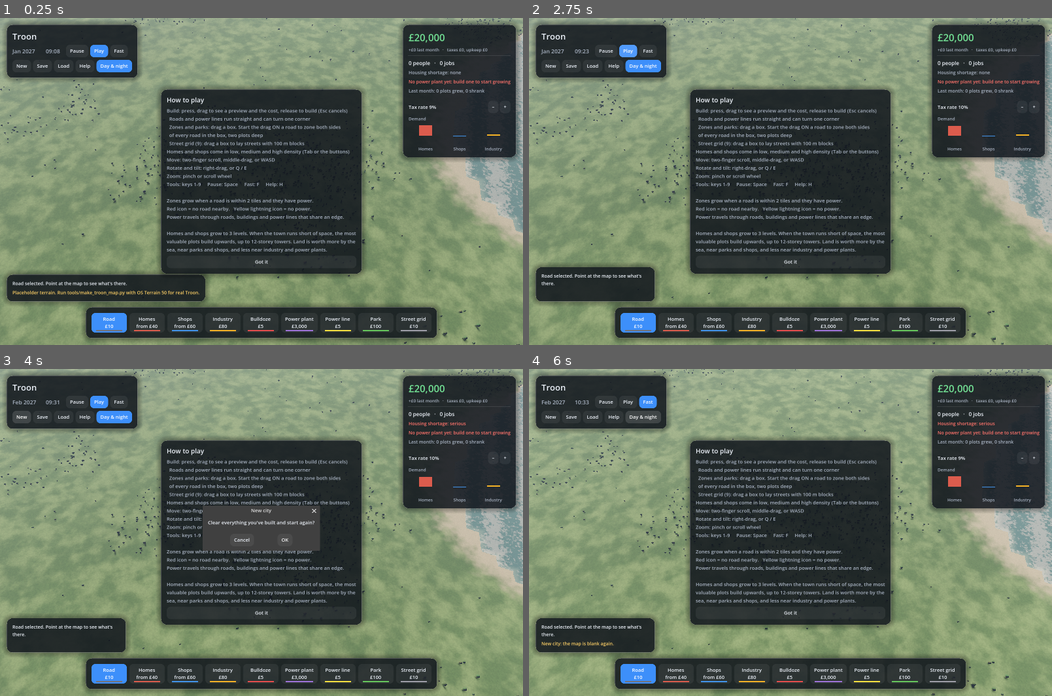
Above: before the commit, frames 1-4 (two rows, left to right).
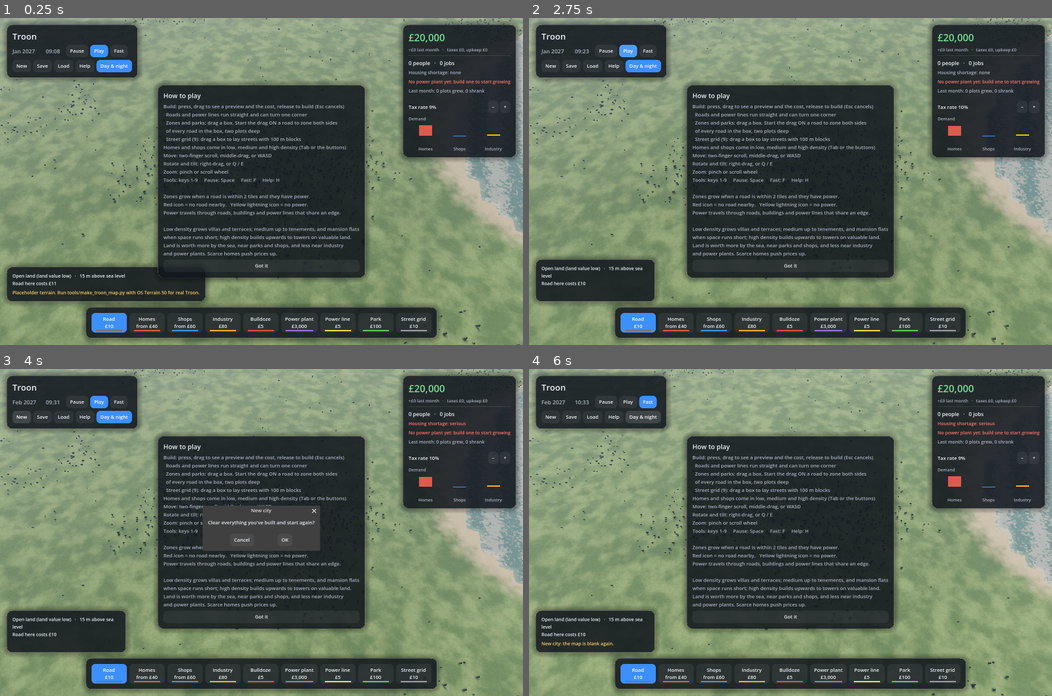
Above: after the commit, the same moments.

Repository: samdickie/city-sim-creator
Game: Godot game, scene res://game3d.tscn
Two runs of this game, one before a commit and one after it. Both use one fixed random seed, a clock stepped at 60 frames per second and the inputs below.
Inputs:
- Up to frame 1 (0.25 s): no input
- Up to frame 2 (2.75 s): click "+" at 0.5 s; click "Play" at 1.25 s; click "Play" at 2 s
- Up to frame 3 (4 s): click "New" at 2.75 s; click "New" at 3.5 s
- Up to frame 4 (6 s): click "OK" at 4.25 s; click "Fast" at 5 s; click "Day & night" at 5.75 s

The runs differ from the first frame. In frame 1, 9.7% of the frame differs, in the area x 0-71%, y 19-82%; in frame 2, 9.7%; in frame 3, 9.1%; in frame 4, 9.8%.

Commit message:
Code review: bug fixes and refactoring
- Shrinking plots now give back the units they actually lose
- Land value refreshes after growth; saves are validated on load
- Mouse release over the toolbar no longer leaves a drag stuck
- Hovered tile follows the camera when it moves without the mouse
- Roads, power lines, woods and traffic routes rebuild only when the layout changes;
  buildings only when something grew or shrank
- Warning icons reused instead of recreated each month
- Shared money formatting, housing_shortage() helper, Tile enum check
- Removed dead code and unused settings; old 2D version moved to archive/2d
- Help text and docs updated for density zoning

Co-Authored-By: Claude Opus 5.5 <noreply@anthropic.com>
Claude-Session: https://claude.ai/code/session_01TJfN1XR5FkkXgydyT6DSGx

Diff:
--- a/scripts/game3d.gd
+++ b/scripts/game3d.gd
@@ -13,6 +13,7 @@
 
 const MAP_FILE := "res://map/troon_map.json"
 const SAVE_FILE := "user://troon_save.json"
+const SAVE_VERSION := 3
 
 enum Tile { EMPTY, ROAD, HOMES, SHOPS, INDUSTRY, POWER_PLANT, POWER_LINE, PARK }   # same order as simulation.gd
 enum Tool { ROAD, HOMES, SHOPS, INDUSTRY, BULLDOZE, POWER_PLANT, POWER_LINE, PARK, GRID }
@@ -92,15 +93,22 @@
 var hover := Vector2i(-1, -1)
 var _ground_dirty := false
 var _buildings_dirty := false
+var _layout_seen := -1                 # sim.layout_version last drawn
+var _camera_seen := Transform3D()      # camera position last used to pick the hovered tile
 
 
 func _ready() -> void:
+	# Tile numbers are shared by several scripts; make sure they all agree.
+	assert(Tile.keys() == Simulation.Tile.keys(), "game3d.gd Tile list differs from simulation.gd")
+	assert(Tile.keys() == WorldView.Tile.keys(), "world3d.gd Tile list differs from simulation.gd")
+	assert(Tile.keys() == Cars.Tile.keys(), "cars.gd Tile list differs from simulation.gd")
 	_load_map()
 	_compute_slopes()
 	sim.setup(map_w, map_h, water)
 
 	add_child(world)
 	world.setup(sim, map_w, map_h, cell_size_m, heights, water)
+	_layout_seen = sim.layout_version
 
 	rig.bounds = Rect2(Vector2.ZERO, Vector2(map_w, map_h) * cell_size_m)
 	rig.ground_height = world.height_at
@@ -285,6 +293,20 @@
 		rig.pan_direction(dir.normalized(), delta)
 	world.set_view_distance(rig.distance)
 
+	# A button let go over the toolbar never reaches _unhandled_input: catch it here.
+	if painting and not Input.is_mouse_button_pressed(MOUSE_BUTTON_LEFT):
+		painting = false
+		_finish_drag()
+	if orbiting and not Input.is_mouse_button_pressed(MOUSE_BUTTON_RIGHT):
+		orbiting = false
+	if dragging_map and not Input.is_mouse_button_pressed(MOUSE_BUTTON_MIDDLE):
+		dragging_map = false
+	# When the camera moves, a different tile is under the (still) mouse.
+	var cam_xf := rig.camera.global_transform
+	if cam_xf != _camera_seen:
+		_camera_seen = cam_xf
+		_update_hover(get_viewport().get_mouse_position())
+
 	# Time of day (only moves while the game is running).
 	if day_cycle:
 		# Nights pass about three times faster than days.
@@ -303,14 +325,20 @@
 			clock = 0.0
 			sim.tick()
 			_ground_dirty = true
-			_buildings_dirty = true
+			# Only rebuild the buildings when something actually grew or shrank.
+			if not sim.grew.is_empty() or not sim.shrank.is_empty():
+				_buildings_dirty = true
 			_refresh_hud()
 
-	# Redraw at most once a frame, however many tiles changed.
+	# Redraw at most once a frame, however many tiles changed. Roads, power lines
+	# and traffic routes only change when the layout does.
 	if _ground_dirty:
 		_ground_dirty = false
-		world.refresh_ground()
-		cars.roads_changed()
+		var layout_changed := sim.layout_version != _layout_seen
+		_layout_seen = sim.layout_version
+		world.refresh_ground(layout_changed)
+		if layout_changed:
+			cars.roads_changed()
 		_update_traffic()
 	if _buildings_dirty and not painting:
 		_buildings_dirty = false
@@ -370,12 +398,12 @@
 		tool_name += " (%s density)" % dn
 	var what := "%s: %d %s" % [tool_name, count, "tile" if count == 1 else "tiles"]
 	if current_tool == Tool.BULLDOZE:
-		hud.show_info("%s to clear, %s. Release to clear, Esc to cancel." % [what, _money_text(total)])
+		hud.show_info("%s to clear, %s. Release to clear, Esc to cancel." % [what, Hud.money_text(total)])
 	elif total > sim.money:
 		hud.show_info("%s, %s. You have %s: it will build as far as the money goes." % [
-			what, _money_text(total), _money_text(sim.money)])
+			what, Hud.money_text(total), Hud.money_text(sim.money)])
 	else:
-		hud.show_info("%s, %s. Release to build, Esc to cancel." % [what, _money_text(total)])
+		hud.show_info("%s, %s. Release to build, Esc to cancel." % [what, Hud.money_text(total)])
 
 
 func _finish_drag() -> void:
@@ -464,30 +492,25 @@
 func _roadside(a: Vector2i, b: Vector2i) -> Array[Vector2i]:
 	# Land on both sides of every road in the box, nearest the road first
 	# (so if money runs out, the frontages get built first).
-	var ring1: Array[Vector2i] = []
-	var ring2: Array[Vector2i] = []
-	var seen := {}
+	var ring := {}                      # tile -> 1 (beside a road) or 2 (one plot back)
 	for r in _box(a, b):
 		if sim.tiles[r.y * map_w + r.x] != Tile.ROAD:
 			continue
 		for dy in range(-2, 3):
 			for dx in range(-2, 3):
 				var p := r + Vector2i(dx, dy)
-				if not _in_map(p) or seen.has(p):
+				if not _in_map(p) or sim.tiles[p.y * map_w + p.x] == Tile.ROAD:
 					continue
-				if sim.tiles[p.y * map_w + p.x] == Tile.ROAD:
+				var d: int = maxi(absi(dx), absi(dy))
+				if d == 0:
 					continue
-				seen[p] = true
-				if maxi(absi(dx), absi(dy)) == 1:
-					ring1.append(p)
-				else:
-					ring2.append(p)
+				if not ring.has(p) or int(ring[p]) > d:
+					ring[p] = d
 	var out: Array[Vector2i] = []
-	for p in ring1:
-		out.append(p)
-	for p in ring2:
-		if not ring1.has(p):
-			out.append(p)
+	for want: int in [1, 2]:
+		for p: Vector2i in ring:
+			if int(ring[p]) == want:
+				out.append(p)
 	return out
 
 
@@ -531,7 +554,7 @@
 			return "Too steep to build here."
 	var cost := _tool_cost(p)
 	if check_money and cost > sim.money:
-		return "Not enough money: that costs %s." % _money_text(cost)
+		return "Not enough money: that costs %s." % Hud.money_text(cost)
 	return ""
 
 
@@ -570,8 +593,8 @@
 
 func _price_text(tool_id: int) -> String:
 	if tool_id == Tool.HOMES or tool_id == Tool.SHOPS:
-		return "from " + _money_text(Settings.HOMES_COSTS[0] if tool_id == Tool.HOMES else Settings.SHOPS_COSTS[0])
-	return _money_text(_base_cost(tool_id))
+		return "from " + Hud.money_text(Settings.HOMES_COSTS[0] if tool_id == Tool.HOMES else Settings.SHOPS_COSTS[0])
+	return Hud.money_text(_base_cost(tool_id))
 
 
 func _has_density() -> bool:
@@ -634,7 +657,7 @@
 		hud.flash("Save failed.")
 		return
 	var data := sim.to_save()
-	data["version"] = 3
+	data["version"] = SAVE_VERSION
 	data["map"] = map_name
 	data["width"] = map_w
 	data["height"] = map_h
@@ -653,8 +676,11 @@
 			or int(data.get("height", 0)) != map_h:
 		hud.flash("That save doesn't match this map.")
 		return
+	_cancel_drag()
 	sim.from_save(data)
+	clock = 0.0
 	world.refresh_all()
+	_layout_seen = sim.layout_version
 	cars.roads_changed()
 	_update_traffic()
 	_refresh_hud()
@@ -662,9 +688,11 @@
 
 
 func _new_city() -> void:
+	_cancel_drag()
 	sim.reset()
 	clock = 0.0
 	world.refresh_all()
+	_layout_seen = sim.layout_version
 	cars.roads_changed()
 	_update_traffic()
 	_refresh_hud()
@@ -675,8 +703,8 @@
 
 func _refresh_hud() -> void:
 	var net := sim.last_income - sim.last_upkeep
-	hud.show_city(sim, _money_text(sim.money), ("+" if net >= 0 else "") + _money_text(net),
-		_money_text(sim.last_income), _money_text(sim.last_upkeep))
+	hud.show_city(sim, Hud.money_text(sim.money), ("+" if net >= 0 else "") + Hud.money_text(net),
+		Hud.money_text(sim.last_income), Hud.money_text(sim.last_upkeep))
 	_update_info()
 
 
@@ -689,7 +717,7 @@
 	var i := hover.y * map_w + hover.x
 	var ground := "Sea" if water[i] == 1 else "%.0f m above sea level" % heights[i]
 	var problem := _why_cant_build(hover)
-	var action := "%s here costs %s" % [TOOL_NAMES[current_tool], _money_text(_tool_cost(hover))]
+	var action := "%s here costs %s" % [TOOL_NAMES[current_tool], Hud.money_text(_tool_cost(hover))]
 	if problem == "-":
 		action = "Nothing to clear" if current_tool == Tool.BULLDOZE else "Already built"
 	elif problem != "":
@@ -714,7 +742,7 @@
 		_stage_words(t, sim.stage(i)), sim.zone_status(i)]
 	text += "\nLand value %s" % sim.land_value_word(i)
 	if t == Tile.HOMES:
-		text += "   ·   homes here worth about %s" % _money_text(sim.home_price(i))
+		text += "   ·   homes here worth about %s" % Hud.money_text(sim.home_price(i))
 	return text
 
 
@@ -734,14 +762,5 @@
 	return "" if words == "" else " (" + words + ")"
 
 
-func _money_text(amount: int) -> String:
-	var digits := str(absi(amount))
-	var out := ""
-	while digits.length() > 3:
-		out = "," + digits.substr(digits.length() - 3) + out
-		digits = digits.substr(0, digits.length() - 3)
-	return ("-£" if amount < 0 else "£") + digits + out
-
-
 func _in_map(t: Vector2i) -> bool:
 	return t.x >= 0 and t.y >= 0 and t.x < map_w and t.y < map_h
--- a/scripts/hud.gd
+++ b/scripts/hud.gd
@@ -263,9 +263,10 @@
 		"Zones grow when a road is within %d tiles and they have power.\n" % Settings.ROAD_REACH +
 		"Red icon = no road nearby.   Yellow lightning icon = no power.\n" +
 		"Power travels through roads, buildings and power lines that share an edge.\n\n" +
-		"Homes and shops grow to 3 levels. When the town runs short of space, the most\n" +
-		"valuable plots build upwards, up to 12-storey towers. Land is worth more by the\n" +
-		"sea, near parks and shops, and less near industry and power plants.", 15, TEXT_DIM)
+		"Low density grows villas and terraces; medium up to tenements, and mansion flats\n" +
+		"when space runs short; high density builds upwards to towers on valuable land.\n" +
+		"Land is worth more by the sea, near parks and shops, and less near industry\n" +
+		"and power plants. Scarce homes push prices up.", 15, TEXT_DIM)
 	box.add_child(text)
 	var close := _button("Got it", false)
 	close.pressed.connect(func(): help_panel.visible = false)
@@ -294,16 +295,16 @@
 		(speed_buttons[k] as Button).set_pressed_no_signal(k == speed)
 
 
-func show_city(sim, money_text: String, net_text: String, income_text: String, upkeep_text: String) -> void:
+func show_city(sim, money_str: String, net_text: String, income_text: String, upkeep_text: String) -> void:
 	date_label.text = sim.date_text()
-	money_label.text = money_text
+	money_label.text = money_str
 	money_label.add_theme_color_override("font_color", BAD if sim.money * 10 < Settings.START_MONEY else GOOD)
 	budget_label.text = "%s last month   ·   taxes %s, upkeep %s" % [net_text, income_text, upkeep_text]
-	people_label.text = "%s people   ·   %s jobs" % [_thousands(sim.population), _thousands(sim.jobs())]
-	var short: float = sim.shortage[2]   # homes
+	people_label.text = "%s people   ·   %s jobs" % [thousands(sim.population), thousands(sim.jobs())]
+	var short: float = sim.housing_shortage()
 	var word := "none" if short <= 0.0 else ("some" if short < 0.4 else ("serious" if short < 0.8 else "severe"))
 	if sim.average_home_price > 0:
-		housing_label.text = "Average home £%s   ·   housing shortage: %s" % [_thousands(sim.average_home_price), word]
+		housing_label.text = "Average home £%s   ·   housing shortage: %s" % [thousands(sim.average_home_price), word]
 	else:
 		housing_label.text = "Housing shortage: %s" % word
 	housing_label.add_theme_color_override("font_color", BAD if short >= 0.4 else TEXT_DIM)
@@ -393,13 +394,19 @@
 	return sep
 
 
-func _thousands(n: int) -> String:
+static func thousands(n: int) -> String:
+	# 1234567 -> "1,234,567"
 	var digits := str(absi(n))
 	var out := ""
 	while digits.length() > 3:
 		out = "," + digits.substr(digits.length() - 3) + out
 		digits = digits.substr(0, digits.length() - 3)
 	return ("-" if n < 0 else "") + digits + out
+
+
+static func money_text(amount: int) -> String:
+	# -1234 -> "-£1,234"
+	return ("-£" if amount < 0 else "£") + thousands(absi(amount))
 
 
 func _make_theme() -> Theme:
--- a/scripts/settings.gd
+++ b/scripts/settings.gd
@@ -7,9 +7,7 @@
 
 # Cost to build one tile, in £.
 const ROAD_COST := 10
-const HOMES_COST := 40
-const SHOPS_COST := 60
-const INDUSTRY_COST := 80
+const INDUSTRY_COST := 80         # (homes and shops cost depends on density, see below)
 const BULLDOZE_COST := 5          # clearing a built tile (empty tiles are free)
 
 # Hills: each metre of height difference to a neighbouring tile
@@ -25,11 +23,6 @@
 
 # --- Growth ---
 const ROAD_REACH := 2             # a zone grows if a road is within this many tiles
-const MAX_LEVEL := 3              # low-rise: zones grow this far whenever there's demand
-const TALL_MAX_LEVEL := 6         # homes and shops can build up to here when space runs out
-const PEOPLE_PER_LEVEL := 20      # residents added each time homes grow a level
-const SHOP_JOBS_PER_LEVEL := 8    # jobs added each time shops grow a level
-const INDUSTRY_JOBS_PER_LEVEL := 15
 const GROWTH_CHANCE := 0.25       # chance per month that a wanted zone grows
 const DECLINE_CHANCE := 0.05      # chance per month that an unwanted zone shrinks
 
--- a/scripts/simulation.gd
+++ b/scripts/simulation.gd
@@ -42,6 +42,7 @@
 var average_home_price := 0
 var _sea_near := PackedFloat32Array() # 1 by the sea, fading to 0 inland
 var _value_dirty := true
+var layout_version := 0               # goes up whenever a tile changes type (roads, zones...)
 
 var _road_dist := PackedByteArray()   # tiles to the nearest road (255 = far)
 var _roads_dirty := true
@@ -80,6 +81,7 @@
 	_roads_dirty = true
 	_power_dirty = true
 	_value_dirty = true
+	layout_version += 1
 	shortage = {Tile.HOMES: 0.0, Tile.SHOPS: 0.0, Tile.INDUSTRY: 0.0}
 	_rng.randomize()
 	recount()
@@ -102,6 +104,7 @@
 	_roads_dirty = true
 	_power_dirty = true
 	_value_dirty = true
+	layout_version += 1
 
 
 func has_road_access(i: int) -> bool:
@@ -161,6 +164,10 @@
 	return v
 
 
+func housing_shortage() -> float:
+	return shortage_for(Tile.HOMES)
+
+
 func density_name(i: int) -> String:
 	var n: String = Settings.DENSITY_NAMES[density[i]]
 	return n
@@ -225,11 +232,12 @@
 	month += 1
 	_update_road_distance()
 	_power_dirty = true
-	_value_dirty = true
 	recount()
 	_update_land_value()
 	_grow()
-	_power_dirty = true
+	if not grew.is_empty() or not shrank.is_empty():
+		_power_dirty = true
+		_value_dirty = true       # taller shops and industry change the land around them
 	recount()
 	_collect_taxes()
 
@@ -302,16 +310,17 @@
 		var can_rise: bool = lv < max_level(i)
 		var next_stage: int = stage_at(i, lv + 1) if can_rise else 0
 		var step: int = step_size(i)
+		var down_step: int = units(i) - units_at_stage(t, stage_at(i, lv - 1)) if lv > 0 else 0
 		if connected and has_power and spare > 0 and can_rise and next_stage <= Settings.FREE_STAGE \
 				and want >= step * 0.5 and _rng.randf() < Settings.GROWTH_CHANCE:
 			levels[i] = lv + 1
 			wanted[t] = want - step
 			_net_spare[_net_id[i]] -= 1
 			grew.append(i)
-		elif lv > 0 and (not connected or not has_power or want < -step * 2.0) \
+		elif lv > 0 and (not connected or not has_power or want < -down_step * 2.0) \
 				and _rng.randf() < Settings.DECLINE_CHANCE:
 			levels[i] = lv - 1
-			wanted[t] = want + step
+			wanted[t] = want + down_step
 			shrank.append(i)
 
 
@@ -415,7 +424,7 @@
 		if d >= Settings.SEA_VIEW_TILES:
 			continue
 		var x := i % w
-		for n in [i - 1 if x > 0 else -1, i + 1 if x < w - 1 else -1, i - w, i + w]:
+		for n: int in [i - 1 if x > 0 else -1, i + 1 if x < w - 1 else -1, i - w, i + w]:
 			if n >= 0 and n < w * h and dist[n] > d + 1:
 				dist[n] = d + 1
 				queue.append(n)
@@ -546,14 +555,8 @@
 
 
 func _capacity_per_level(t: int) -> int:
-	match t:
-		Tile.HOMES:
-			return Settings.PEOPLE_PER_LEVEL
-		Tile.SHOPS:
-			return Settings.SHOP_JOBS_PER_LEVEL
-		Tile.INDUSTRY:
-			return Settings.INDUSTRY_JOBS_PER_LEVEL
-	return 0
+	# A typical step of growth (the first stage), used to scale demand and shortage.
+	return units_at_stage(t, 1)
 
 
 func date_text() -> String:
@@ -619,13 +622,15 @@
 	tiles.fill(Tile.EMPTY)
 	levels.fill(0)
 	for i in mini(saved_tiles.size(), tiles.size()):
-		tiles[i] = int(saved_tiles[i])
+		var t: int = int(saved_tiles[i])
+		tiles[i] = t if t >= Tile.EMPTY and t <= Tile.PARK and water[i] == 0 else Tile.EMPTY
 	for i in mini(saved_levels.size(), levels.size()):
-		levels[i] = int(saved_levels[i])
+		levels[i] = clampi(int(saved_levels[i]), 0, 6) if is_zone(tiles[i]) else 0
 	var saved_density: Array = data.get("density", [])
 	if saved_density.size() == density.size():
 		for i in density.size():
-			density[i] = int(saved_density[i])
+			density[i] = clampi(int(saved_density[i]), 0, 2) if is_zone(tiles[i]) else 1
+			levels[i] = mini(levels[i], max_level(i)) if is_zone(tiles[i]) else 0
 	else:
 		# A save from before density zoning: pick the density that matches what's built.
 		for i in density.size():
@@ -646,4 +651,5 @@
 	_roads_dirty = true
 	_power_dirty = true
 	_value_dirty = true
+	layout_version += 1
 	recount()
--- a/scripts/world3d.gd
+++ b/scripts/world3d.gd
@@ -19,6 +19,7 @@
 const ROAD_NORMAL := Vector2(0.0, 1.0)   # road texture: pavement, tarmac, pavement
 const ROAD_PLAIN := Vector2(0.5, 0.5)    # tarmac only
 const ROAD_KERB := Vector2(0.0, 0.0)     # pavement only
+const ZONE_STRENGTH := [0.28, 0.48, 0.7]  # zone colour on empty plots, by density
 
 # Optional photo textures. Drop files here and they're used automatically.
 const TEXTURE_DIR := "res://assets/textures/"
@@ -124,7 +125,8 @@
 var hover_box := MeshInstance3D.new()
 var hover_material := StandardMaterial3D.new()
 var alerts := Node3D.new()            # floating warning icons above plots
-var _alert_items: Array = []          # [sprite, ground height] for resizing
+var _alert_items: Array = []          # [sprite, ground point]; reused between refreshes
+var _alert_count := 0                 # how many of them are showing
 var _alert_size := 30.0
 var _power_icon: Texture2D
 var _road_icon: Texture2D
@@ -460,12 +462,18 @@
 	refresh_buildings()
 
 
-func refresh_ground() -> void:
-	# Zone colours and warnings on the ground, roads and power lines.
+func refresh_ground(layout_changed: bool = true) -> void:
+	# Zone colours and warnings on the ground; roads, power lines and woods too
+	# when the layout has changed (they only depend on what's where).
 	var tiles: PackedByteArray = sim.tiles
 	var levels: PackedByteArray = sim.levels
 	var reach: PackedByteArray = sim.road_reach_map()
 	var power: PackedByteArray = sim.power_map()
+	if layout_changed:
+		for y in map_h:
+			for x in map_w:
+				var k := y * map_w + x
+				_infill[k] = _infill_kind(x, y) if tiles[k] == Tile.EMPTY else 0
 	for y in map_h:
 		for x in map_w:
 			var i := y * map_w + x
@@ -477,7 +485,7 @@
 				# Coloured while waiting to be built on; once built, it's lawn and gardens.
 				var strength: float = 0.5
 				if t != Tile.INDUSTRY:
-					strength = [0.28, 0.48, 0.7][sim.density[i]]
+					strength = ZONE_STRENGTH[sim.density[i]]
 				tint = Color(c, strength) if levels[i] == 0 else Color(0, 0, 0, 0)
 				if reach[i] > Settings.ROAD_REACH:
 					warn.r = 1.0
@@ -487,7 +495,6 @@
 				tint = Color(0.55, 0.55, 0.55, 0.6)
 			elif t == Tile.PARK:
 				tint = Color(0.40, 0.72, 0.32, 0.45)
-			_infill[i] = _infill_kind(x, y) if t == Tile.EMPTY else 0
 			if _infill[i] == INFILL_PARK:
 				tint = Color(0.40, 0.68, 0.30, 0.35)   # mown grass
 			elif _infill[i] == INFILL_ALLOTMENTS:
@@ -496,31 +503,40 @@
 			warn_image.set_pixel(x, y, warn)
 	zone_texture.update(zone_image)
 	warn_texture.update(warn_image)
-	_build_roads(tiles)
-	_build_power_lines(tiles)
 	_build_alerts()
-	_update_natural_trees(tiles)
+	if layout_changed:
+		_build_roads(tiles)
+		_build_power_lines(tiles)
+		_update_natural_trees(tiles)
 
 
 func _build_alerts() -> void:
 	# A floating icon over every plot that can't grow: no road (red), no power (yellow).
-	for child in alerts.get_children():
-		child.queue_free()
-	_alert_items.clear()
+	# Icons are reused from one refresh to the next; spare ones are hidden.
+	var count := 0
 	for y in map_h:
 		for x in map_w:
 			var warn := warn_image.get_pixel(x, y)
 			if warn.r < 0.5 and warn.g < 0.5:
 				continue
-			var sprite := Sprite3D.new()
+			if count == _alert_items.size():
+				var fresh := Sprite3D.new()
+				fresh.billboard = BaseMaterial3D.BILLBOARD_ENABLED
+				fresh.no_depth_test = true
+				fresh.render_priority = 10
+				fresh.texture_filter = BaseMaterial3D.TEXTURE_FILTER_LINEAR_WITH_MIPMAPS
+				alerts.add_child(fresh)
+				_alert_items.append([fresh, Vector3.ZERO])
+			var item: Array = _alert_items[count]
+			var sprite: Sprite3D = item[0]
 			sprite.texture = _road_icon if warn.r >= 0.5 else _power_icon
-			sprite.billboard = BaseMaterial3D.BILLBOARD_ENABLED
-			sprite.no_depth_test = true
-			sprite.render_priority = 10
-			sprite.texture_filter = BaseMaterial3D.TEXTURE_FILTER_LINEAR_WITH_MIPMAPS
-			var ground := ground_point(Vector2i(x, y))
-			alerts.add_child(sprite)
-			_alert_items.append([sprite, ground])
+			sprite.visible = true
+			item[1] = ground_point(Vector2i(x, y))
+			count += 1
+	for n in range(count, _alert_items.size()):
+		var spare: Sprite3D = _alert_items[n][0]
+		spare.visible = false
+	_alert_count = count
 	_place_alerts()
 
 
@@ -535,7 +551,8 @@
 
 
 func _place_alerts() -> void:
-	for item in _alert_items:
+	for n in _alert_count:
+		var item: Array = _alert_items[n]
 		var sprite: Sprite3D = item[0]
 		var ground: Vector3 = item[1]
 		sprite.pixel_size = _alert_size / 96.0
@@ -564,7 +581,7 @@
 			_plan_plant(i, wall_list, chimney_list)
 		elif ZONE_TINTS.has(t) and lv > 0:
 			_plan_zone(i, t, sim.stage(i), wall_list, roof_list, chimney_list)
-		elif ZONE_TINTS.has(t) and _road_near(i):
+		elif ZONE_TINTS.has(t) and sim.has_road_access(i):
 			_plan_site(i, t, wall_list)
 		elif t == Tile.EMPTY and _infill[i] > 0:
 			_plan_infill(i)
@@ -879,17 +896,15 @@
 	var across := Vector2(away.y, -away.x)
 	var front_edge := centre + fwd * (cell * 0.5 + _street_reach(i, front))
 	var mid := front_edge + across * along + away * (back + d * 0.5)
-	# Sit on the lowest corner so nothing floats on a slope.
+	# Sit on the lowest corner so nothing floats on a slope (and note the highest).
 	var base := INF
-	for sx: float in [-0.5, 0.5]:
-		for sz: float in [-0.5, 0.5]:
-			var q: Vector2 = mid + across * (w * sx) + away * (d * sz)
-			base = minf(base, height_at(q.x, q.y))
 	var top := -INF
 	for sx: float in [-0.5, 0.5]:
 		for sz: float in [-0.5, 0.5]:
 			var q: Vector2 = mid + across * (w * sx) + away * (d * sz)
-			top = maxf(top, height_at(q.x, q.y))
+			var corner := height_at(q.x, q.y)
+			base = minf(base, corner)
+			top = maxf(top, corner)
 	base = maxf(base, 0.3) - 0.3
 	var x_axis := Vector3(away.y, 0.0, -away.x)   # along the street
 	var z_axis := Vector3(away.x, 0.0, away.y)    # back from the street
@@ -1029,22 +1044,9 @@
 		colour = [WHITE_RENDER, BLONDE_SANDSTONE, CREAM_RENDER, GREY_RENDER][rng.randi_range(0, 3)]
 		storeys = 2 if lv == 1 else 3
 		roof_h = 0.0
-	if lv >= 4:
-		storeys = rng.randi_range(5, 6) if lv == 4 else rng.randi_range(6, 8) + roundi(value * 2.0)
-		if lv >= 5:
-			roof_h = 0.0
-			style = STYLE_GLASS if value >= 0.6 else (STYLE_SHOP if t == Tile.SHOPS else STYLE_FLATS)
-			colour = GLASS_FRAME if style == STYLE_GLASS else MODERN_WHITE
 	for along: float in [-12.5, 12.5]:
 		var spot := _place(i, side, along, 3.0, 22.0, 13.0)
-		var height := storeys * 3.1 + 0.5
-		_add_block(spot, 22.0, 13.0, height, colour, style, roof_h, SLATE, wall_list, roof_list)
-		if roof_h == 0.0 and storeys >= 5:
-			_add_rooftop(spot, 22.0, 13.0, height, wall_list)
-
-
-func _road_near(i: int) -> bool:
-	return sim.has_road_access(i)
+		_add_block(spot, 22.0, 13.0, storeys * 3.1 + 0.5, colour, style, roof_h, SLATE, wall_list, roof_list)
 
 
 func _plan_site(i: int, t: int, wall_list: Array) -> void:
@@ -1415,15 +1417,6 @@
 		var spot := _place(i, front, along, back, 1.0, 1.0)
 		var at: Vector3 = spot["pos"]
 		_extra_trees.append([Vector2(at.x, at.z), rng.randf_range(7.0, 10.0)])
-
-
-func _add_rooftop(spot: Dictionary, w: float, d: float, h: float, wall_list: Array) -> void:
-	# Lift housing and plant on a flat roof.
-	var x_axis: Vector3 = spot["x"]
-	var z_axis: Vector3 = spot["z"]
-	var pos: Vector3 = spot["pos"]
-	var b3 := Basis(x_axis * (w * 0.3), Vector3.UP * 3.0, z_axis * (d * 0.35))
-	wall_list.append([Transform3D(b3, pos + Vector3.UP * h), CONCRETE, Color(w * 0.3, 3.0, d * 0.35, STYLE_PLANT)])
 
 
 func _plan_shops(i: int, lv: int, front: Vector2i, rng: RandomNumberGenerator,
Not shown, added: archive/.gdignore
Renamed: scripts/main.gd -> archive/2d/main.gd
Renamed: main.tscn -> archive/2d/main.tscn
Not shown, changed: GAME_DESIGN.md
